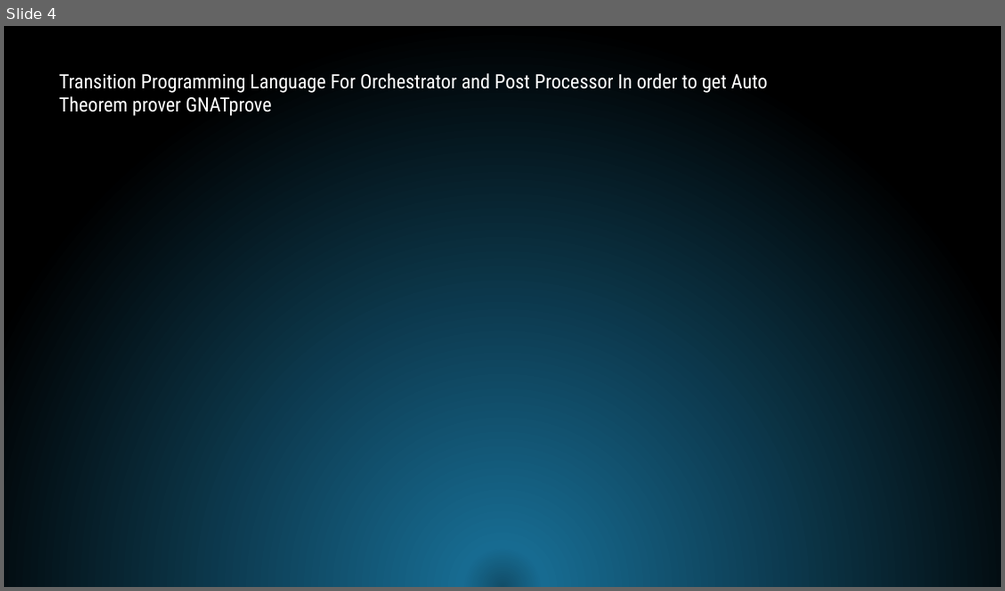
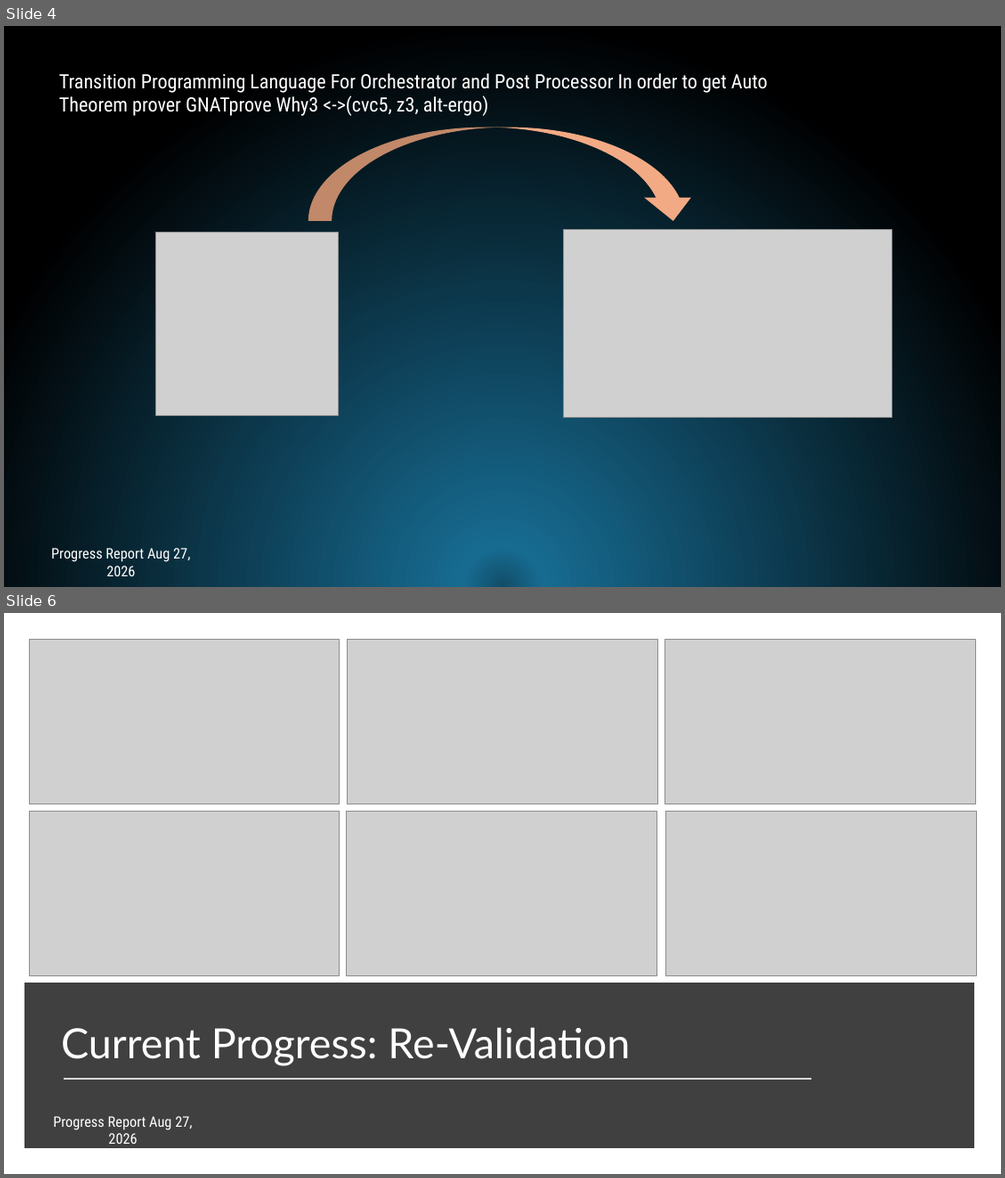
Before and after one commit to albertstarfield/StellarOrion_HypersonicEdition, a slide deck: ProgressReport/Week 12/ProgressReport.pptx. Shown one above the other, each under a label of ours: slide 4 before the commit, slides 4 and 6 after it; the slides between them are not shown. The pictures are 1005x591 and 1005x1178 pixels, drawn with LibreOffice and Linux fonts; fonts in the diff are those of the drawing; grey boxes stand for pictures. Boxes give left, top, right and bottom in pixels: in the first picture for what was removed or moved away, otherwise in the second. Text is boxed around its words. In the diff, an @@ line names an element or a change of style, - is before the commit and + after.

Commit message:
chore: update week-12 progress report, sparta submodule state, and continuity ledger
- ProgressReport/Week 12/ProgressReport.pptx: refreshed presentation.
- sparta: record current submodule working-tree state.
- thoughts/ledgers/CONTINUITY_ses_fcba.md: continuity ledger update.

```diff
--- a/ProgressReport/Week 12/ProgressReport.pptx
+++ b/ProgressReport/Week 12/ProgressReport.pptx
@@ slide 6 added at [4, 613, 1001, 1174], background #FFFFFF @@
@@ picture added at [30, 639, 340, 803] @@
@@ picture added at [348, 639, 657, 803] @@
@@ picture added at [665, 639, 975, 803] @@
@@ picture added at [30, 811, 340, 976] @@
@@ picture added at [347, 811, 657, 976] @@
@@ picture added at [666, 811, 976, 976] @@
@@ rectangle added at [30, 988, 970, 1143], fill #404040, outline #404040 10 pt @@
@@ text added at [61, 1027, 630, 1066], 40 pt, text #FFFFFF @@
+Current Progress: Re-Validation
@@ line added from (64, 1078) to (811, 1078), #D9D9D9 1.25 pt @@
@@ text added at [53, 1116, 192, 1149], 14 pt, text #FFFFFF @@
+Progress Report Aug 27, 2026
@@ slide 4 changed as well @@
@@ text at [59, 73, 768, 116]: text changed @@
-Transition Programming Language For Orchestrator and Post Processor In order to get Auto Theorem prover GNATprove
+Transition Programming Language For Orchestrator and Post Processor In order to get Auto Theorem prover GNATprove Why3 <->(cvc5, z3, alt-ergo)
@@ curved down arrow added at [308, 127, 696, 220], fill #F2AA84 @@
@@ picture added at [156, 232, 339, 415] @@
@@ picture added at [563, 230, 891, 417] @@
@@ text added at [51, 548, 190, 576], 14 pt, text #FFFFFF @@
+Progress Report Aug 27, 2026
```
Also in this commit, not shown: 1 other slide changed, 7 other slides added, 4 slides removed, 1 other file.
